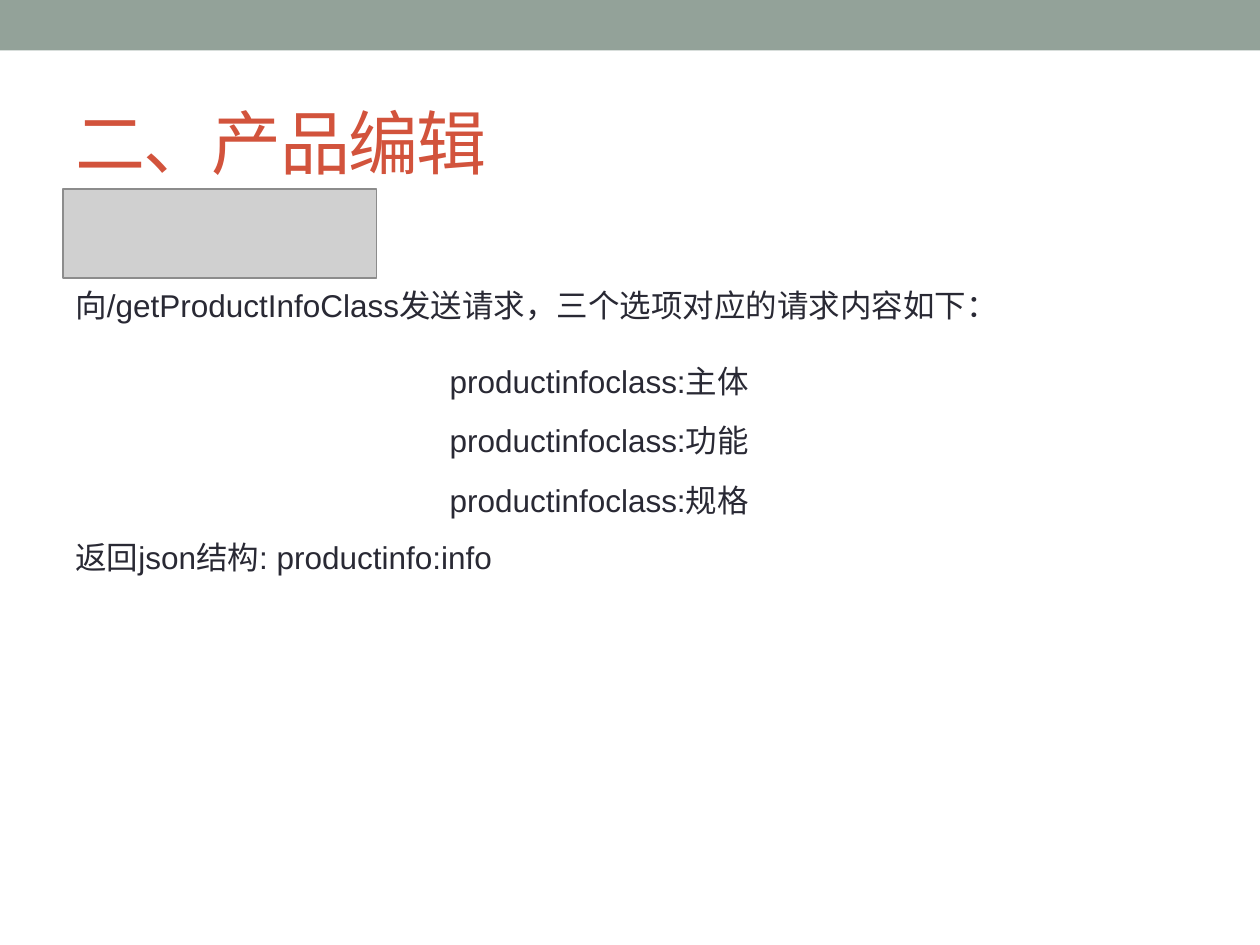
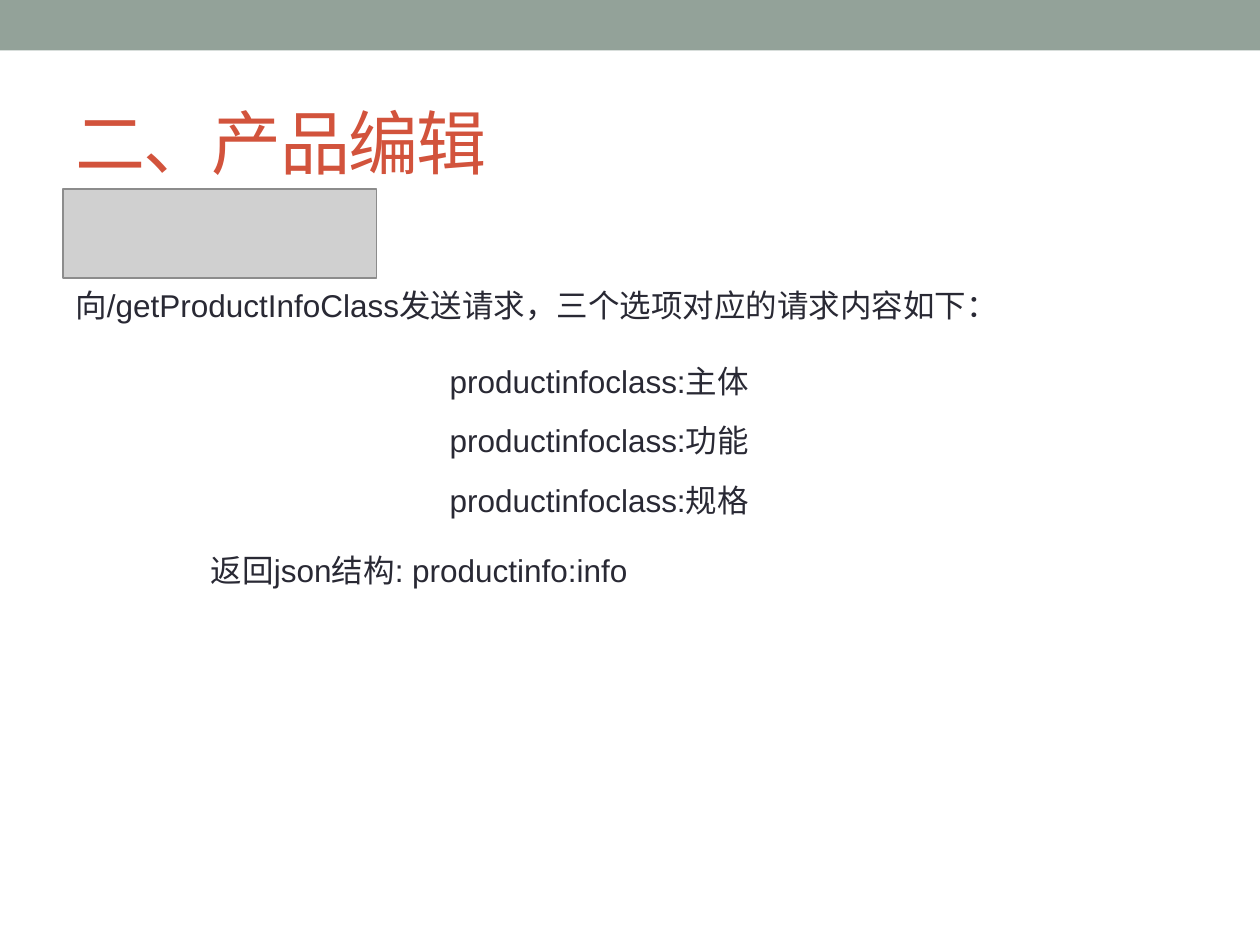
Before and after one commit to ChanSeaThink/LULLGREE, a slide deck: slide 15 of ZSGree前后端逻辑及接口.pptx. Drawn at 1260x945 pixels with LibreOffice and Linux fonts; fonts in the diff are those of the drawing; grey boxes stand for pictures. Boxes give left, top, right and bottom in pixels: in the first picture for what was removed or moved away, otherwise in the second. Text is boxed around its words. In the diff, an @@ line names an element or a change of style, - is before the commit and + after.

```diff
--- a/ZSGree前后端逻辑及接口.pptx
+++ b/ZSGree前后端逻辑及接口.pptx
@@ text "返回json结构: productinfo:info": place and size @@
-text "返回json结构: productinfo:info" at (75,542,492,576)
+text "返回json结构: productinfo:info" at (211,555,627,589)
```
Also in this commit, not shown: 1 other slide changed, 1 slide added.
